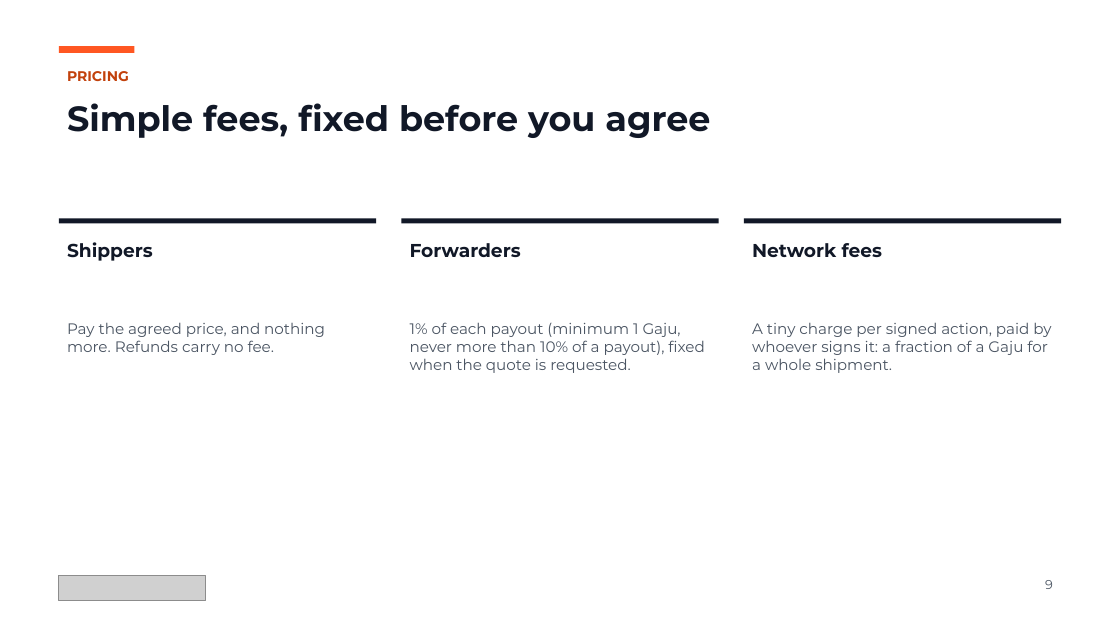
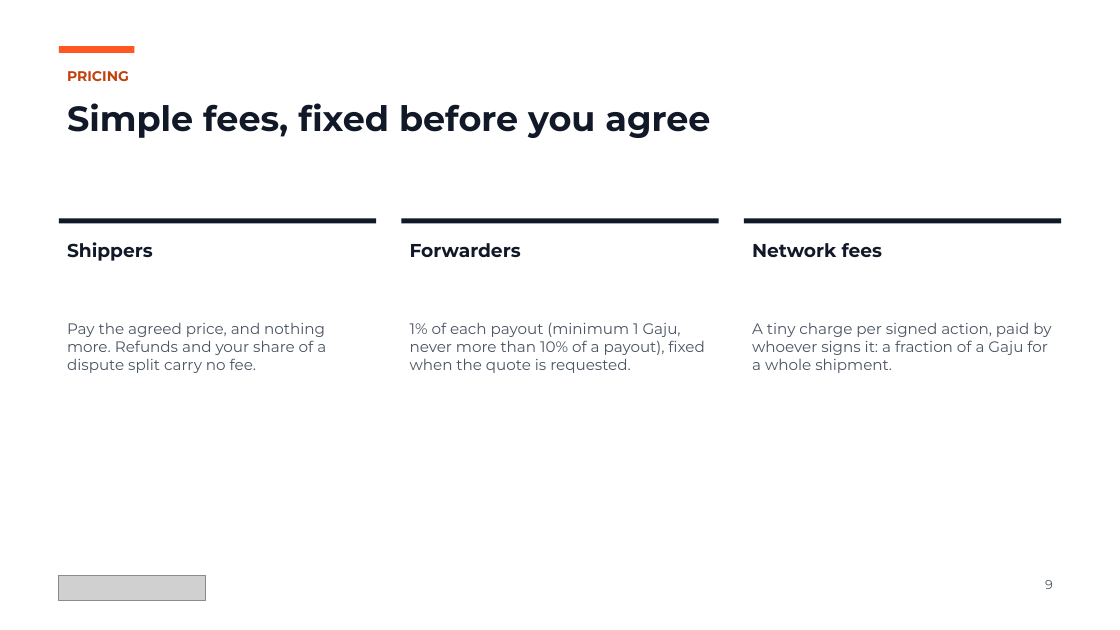
Before and after one commit to shanepreater/gajufreight, a slide deck: slide 9 of docs/pitch/gajufreight-pitch-deck.pptx. Drawn at 1120x630 pixels with LibreOffice and Linux fonts; fonts in the diff are those of the drawing; grey boxes stand for pictures. Boxes give left, top, right and bottom in pixels: in the first picture for what was removed or moved away, otherwise in the second. Text is boxed around its words. In the diff, an @@ line names an element or a change of style, - is before the commit and + after.

Commit message:
docs(pitch): match the overview page on fees and dispute splits
The system overview now leads with what each party pays, so the deck
says the same: no fee on refunds or the shipper's share of a dispute
split, and the fee rate is set by admin vote but fixed per shipment.

```diff
--- a/docs/pitch/gajufreight-pitch-deck.pptx
+++ b/docs/pitch/gajufreight-pitch-deck.pptx
@@ text at <box>67,323,326,373</box>: text changed @@
-Pay the agreed price, and nothing more. Refunds carry no fee.
+Pay the agreed price, and nothing more. Refunds and your share of a dispute split carry no fee.
```
Also in this commit, not shown: 1 other file.
